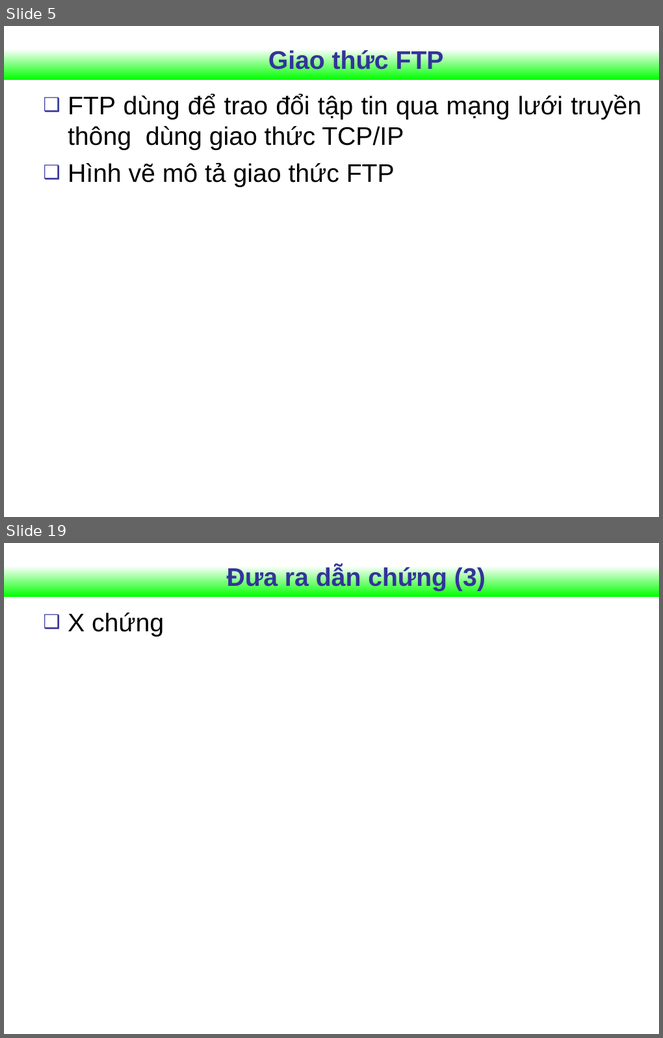
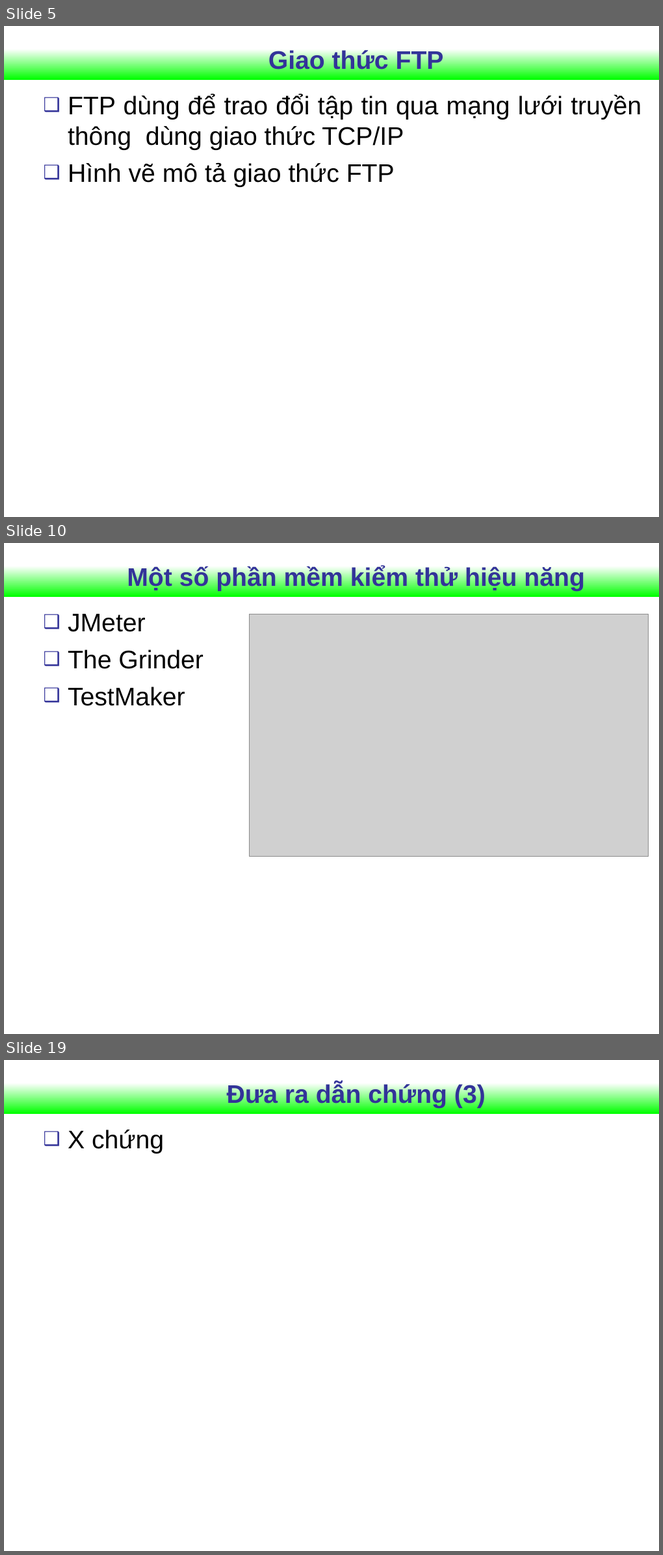
Before and after one commit to Vunb/luanvantotnghiephakhue, a slide deck: Document_luanvan/Slide_Khue.ppt. Shown one above the other, each under a label of ours: slides 5 and 19 before the commit, slides 5, 10 and 19 after it; the slides between them are not shown. The pictures are 663x1038 and 663x1555 pixels, drawn with LibreOffice and Linux fonts; fonts in the diff are those of the drawing; grey boxes stand for pictures; background and template pictures are left out. Boxes give left, top, right and bottom in pixels: in the first picture for what was removed or moved away, otherwise in the second. Text is boxed around its words. In the diff, an @@ line names an element or a change of style, - is before the commit and + after.

```diff
--- a/Document_luanvan/Slide_Khue.ppt
+++ b/Document_luanvan/Slide_Khue.ppt
@@ slide 10 added at box(4, 543, 659, 1034), background #FFFFFF; not listed: 1 template element that a slide beside it also shows @@
@@ title added at box(127, 566, 585, 591), 28 pt, text #333399, bold @@
+Một số phần mềm kiểm thử hiệu năng
@@ text added at box(68, 614, 204, 706), 28 pt, text #000000 @@
+❑ JMeter
+❑ The Grinder
+❑ TestMaker
@@ picture added at box(250, 614, 648, 857) @@
```
Also in this commit, not shown: 5 slides changed, 7 other slides added, 8 slides removed.
